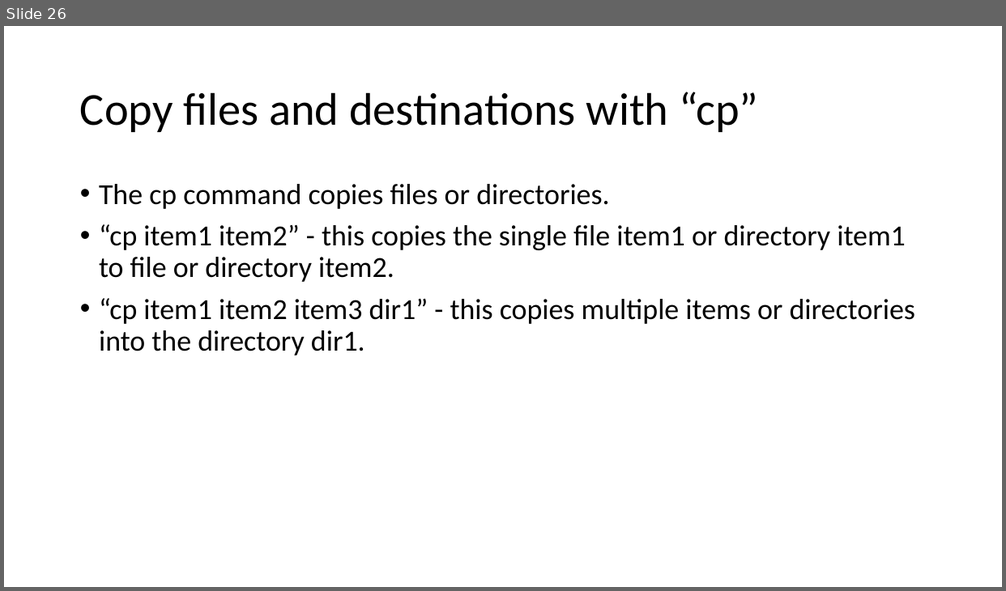
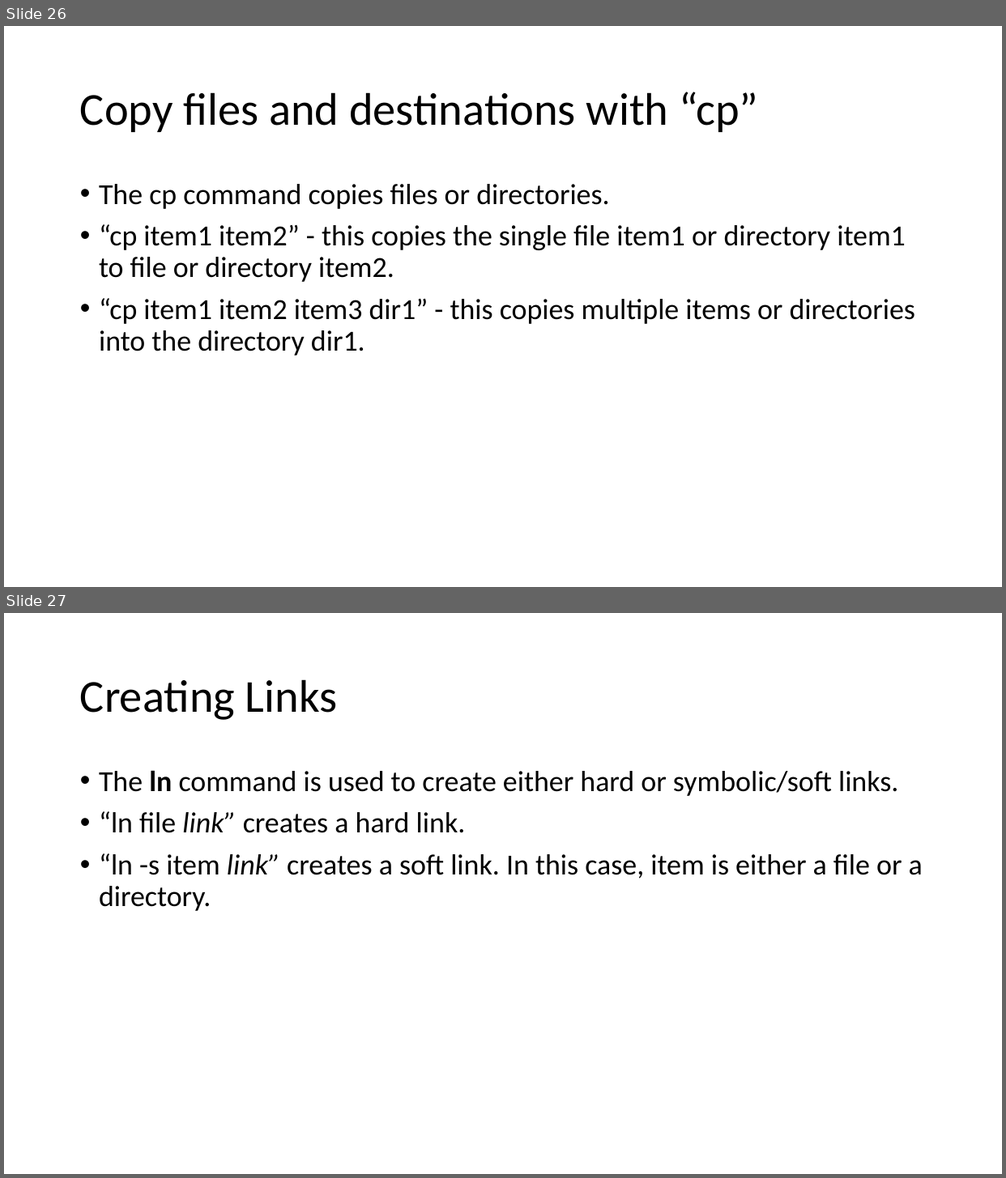
Before and after one commit to znorcross211/CSI402-Notes, a slide deck: Notes/shell-notes.pptx. Shown one above the other, each under a label of ours: slide 26 before the commit, slides 26 and 27 after it. The pictures are 1006x591 and 1006x1178 pixels, drawn with LibreOffice and Linux fonts; fonts in the diff are those of the drawing. Boxes give left, top, right and bottom in pixels: in the first picture for what was removed or moved away, otherwise in the second. Text is boxed around its words. In the diff, an @@ line names an element or a change of style, - is before the commit and + after.

```diff
--- a/Notes/shell-notes.pptx
+++ b/Notes/shell-notes.pptx
@@ slide 27 added at <box>4,613,1002,1174</box>, background #FFFFFF @@
@@ title added at <box>80,679,338,720</box>, 44 pt, text #000000 @@
+Creating Links
@@ text added at <box>99,770,923,911</box>, 28 pt, text #000000 @@
+• The ln command is used to create either hard or symbolic/soft links.
+• “ln file link” creates a hard link.
+• “ln -s item link” creates a soft link. In this case, item is either a file or a directory.
```
Also in this commit, not shown: 3 other slides added, 2 other files.
